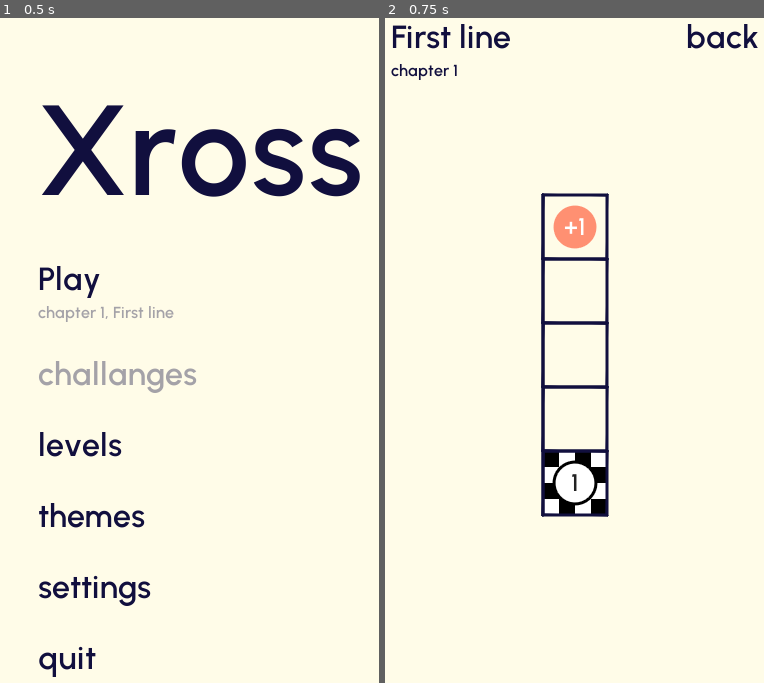
Above: before the commit, frames 1-2 (left to right).
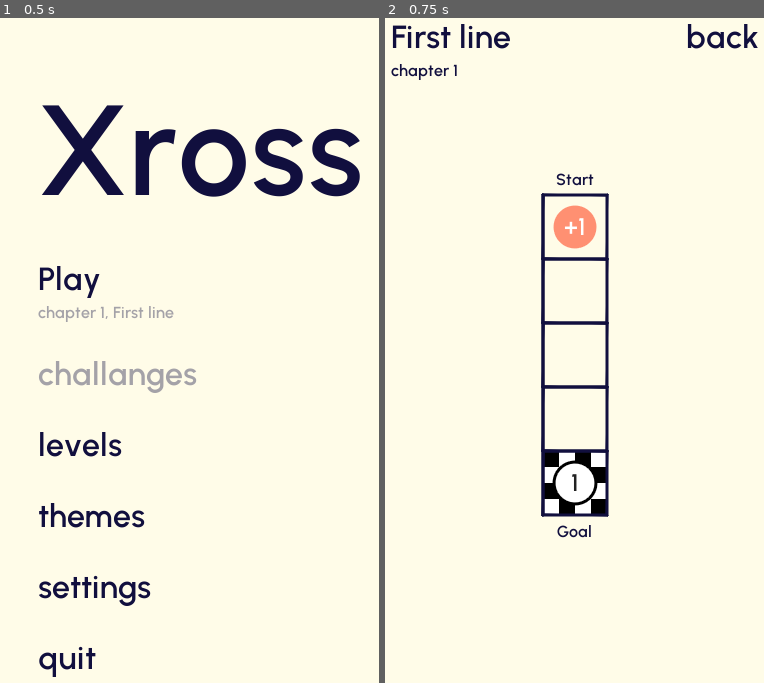
Above: after the commit, the same moments.

Repository: henriknh/add-ze-lines
Game: Godot game, scene res://scenes/main_menu/main_menu.tscn
The game is run twice, just before and just after one commit, with the same random seed, the same clock (stepped at 60 frames per second) and the same inputs.
Inputs:
- Up to frame 1 (0.5 s): no input
- Up to frame 2 (0.75 s): click "Play" at 0.5 s

Frame 1 is identical in both runs. In frame 2, 0.2% of the frame differs, in the area x 45-56%, y 23-79%.

Commit message:
Add start/goal labels to tutorial levels

Diff:
--- a/operators/goal/goal.gd
+++ b/operators/goal/goal.gd
@@ -4,6 +4,10 @@
 
 func _ready():
 	add_to_group("Goal")
+
+	var tutorial_label = get_node_or_null("TutorialLabel")
+	if tutorial_label:
+		tutorial_label.rect_position = Vector2(1, -0.5) * (-Level.tile_size / 2)
 
 func _physics_process(delta):
 	return
--- a/operators/goal/goal.tscn
+++ b/operators/goal/goal.tscn
@@ -23,3 +23,11 @@
 __meta__ = {
 "_edit_use_anchors_": false
 }
+
+[node name="TutorialLabel" type="Label" parent="."]
+margin_right = 40.0
+margin_bottom = 14.0
+text = "Goal"
+__meta__ = {
+"_edit_use_anchors_": false
+}
--- a/operators/operator.gd
+++ b/operators/operator.gd
@@ -31,6 +31,16 @@
 		label.text = (string_format % [arithmetic_symbol, value]).strip_edges()
 		label.add_color_override("font_color", colors.on_background)
 
+	var is_tutorial = Level.current_level.title == "First line" or Level.current_level.title == "The cross"
+	var tutorial_label = get_node_or_null("TutorialLabel")
+	if is_tutorial and tutorial_label:
+		tutorial_label.set("custom_fonts/font", preload("res://assets/font/font_16.tres"))
+		tutorial_label.add_color_override("font_color", Themes.theme.on_background)
+		tutorial_label.align = Label.ALIGN_CENTER
+		tutorial_label.valign = Label.VALIGN_CENTER
+		#tutorial_label.rect_position = Vector2.ONE * (-Level.tile_size / 2)
+		tutorial_label.rect_size = Vector2.ONE * (Level.tile_size)
+
 func get_color_from_theme(idx: int):
 	colors.get_from_theme(idx)
 	label.add_color_override("font_color", colors.on_background)
--- a/operators/start/start.gd
+++ b/operators/start/start.gd
@@ -5,6 +5,10 @@
 func _ready():
 	add_to_group("Start")
 	get_color_from_theme(get_tree().get_nodes_in_group("Start").size())
+
+	var tutorial_label = get_node_or_null("TutorialLabel")
+	if tutorial_label:
+		tutorial_label.rect_position = Vector2(1, 2.5) * (-Level.tile_size / 2)
 
 func _draw():
 	var nb_points = 32
--- a/operators/start/start.tscn
+++ b/operators/start/start.tscn
@@ -22,3 +22,11 @@
 __meta__ = {
 "_edit_use_anchors_": false
 }
+
+[node name="TutorialLabel" type="Label" parent="."]
+margin_right = 40.0
+margin_bottom = 14.0
+text = "Start"
+__meta__ = {
+"_edit_use_anchors_": false
+}
